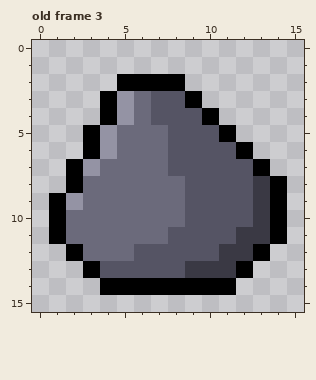
One commit to this pixel-art file: Shroomfall/item/frame.aseprite. The first picture shows the starting point.
16x16 pixels, 5 frames. Colours within 5 levels of each other are drawn and written as one. Shown: old frame 3. The commit also changed other frames, which this record leaves out.
Once edited:
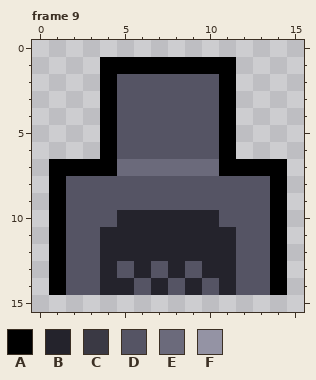
Palette (. is transparent): A #000000  B #24232c  C #3a3944  D #555464  E #6b6a7b  F #9493a4
A new or re-ordered frame is compared with the old frame closest to it.
The exact change:
frames 5 -> 9
Changed rows in their new state; - is an unchanged pixel.
Frame 9 is new; against old frame 3:
first column x 1:
 1 ---AAAAAAAA---
 2 ---ADDDDDDA---
 3 ----DD--DDA---
 4 ----DD---DA---
 5 --.ADDD-------
 6 --.ADDD---A.--
 7 A-AA---EEEAA-A
 8 ADDDDDDD----D-
 9 -DDDDDDD----D-
10 -DDDBBBBBB--D-
11 -DDBBBBBBBBDD-
12 ADDBBBBBBBBDDA
13 ADDB-B-BDBBDDA
14 ADDBBDBDBDBDDA
